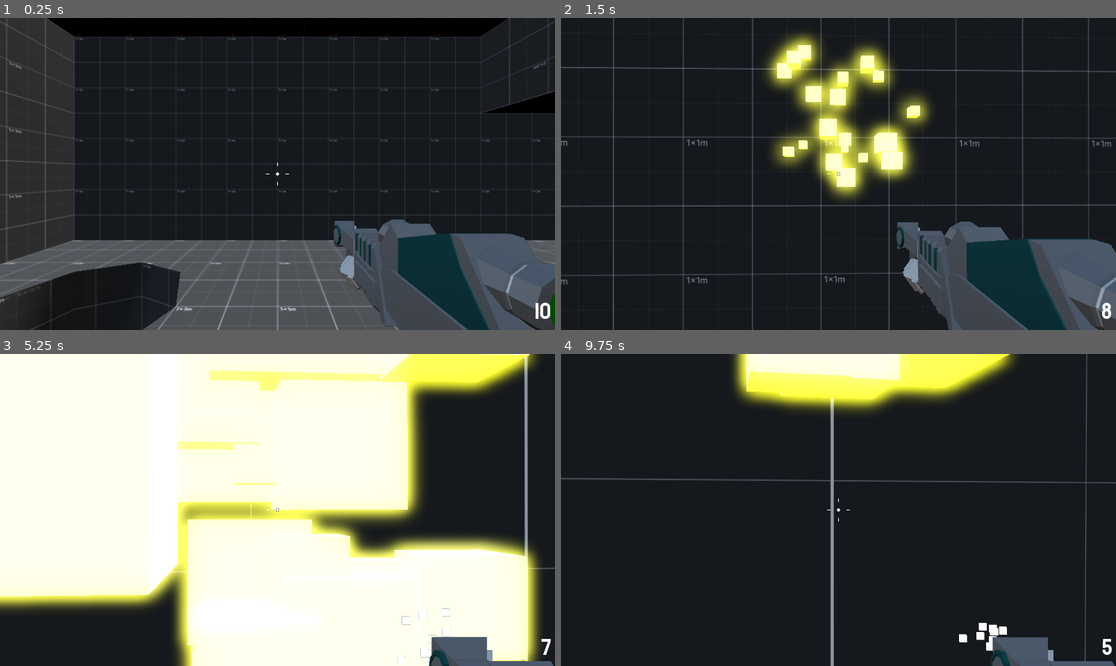
Above: before the commit, frames 1-4 (two rows, left to right).
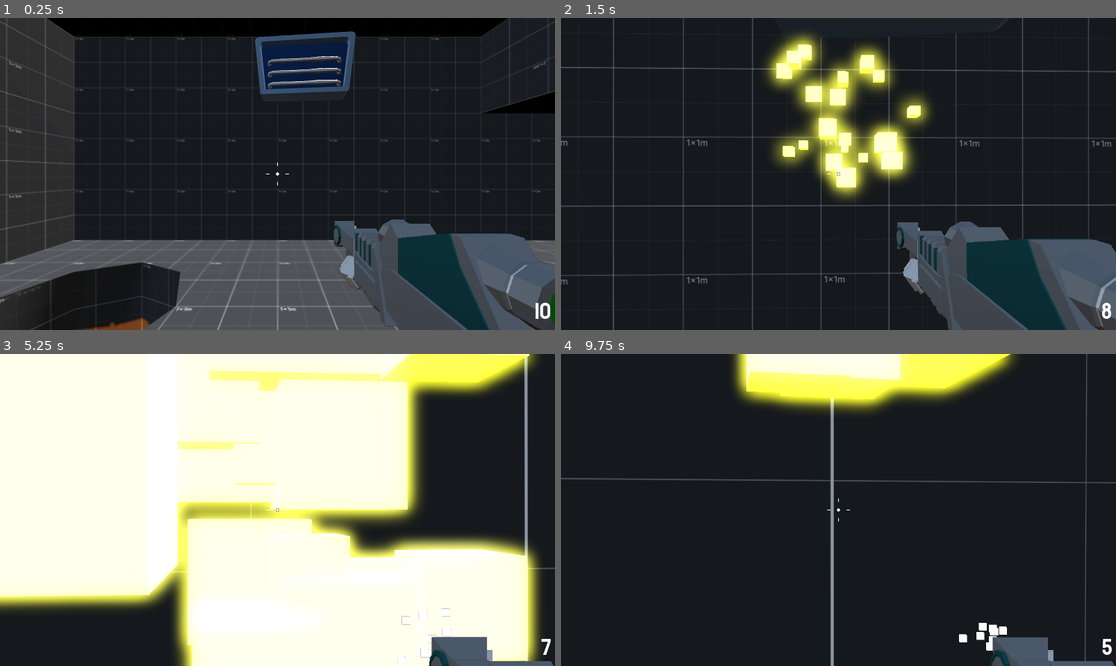
Above: after the commit, the same moments.

Repository: RileyWaldo/RoboRampage
Game: Godot game, scene res://Levels/level_1.tscn
Same seed, same stepped clock (60 frames per second), same inputs: the game is played once before the commit and once after it. This scene is started directly instead of the project's main scene.
Inputs (mouse positions are in pixels of both pictures, inside the frame that each line leads up to):
- Up to frame 1 (0.25 s): no input
- Up to frame 2 (1.5 s): tap Enter at 0.5 s; move the mouse to (866, 174) at 0.52 s; hold Right mouse button (aim) 0.53-1.28 s; hold W (moveForward) from 0.53 s (still down); click (866, 174) at 0.67 s; tap Space (jump) at 0.77 s; move the mouse to (810, 174) at 1.27 s; click (810, 174) at 1.35 s
- Up to frame 3 (5.25 s): keep holding W (moveForward); tap Space (jump) at 1.52, 2.75, 3.02, 3.77, 4.52 s; move the mouse to (288, 503) at 2.02 s; hold Mouse wheel up (nextWeapon) 2.03-2.78 s; move the mouse to (271, 516) at 2.77 s; tap Mouse wheel down (previousWeapon) at 2.85 s; click (271, 516) at 2.92 s; move the mouse to (316, 513) at 3.52 s; hold 1 (weapon1) 3.53-4.28 s; move the mouse to (233, 506) at 4.27 s; tap 2 (weapon2) at 4.35 s; tap Enter at 5 s; move the mouse to (283, 510) at 5.02 s; hold Right mouse button (aim) from 5.03 s (still down); click (283, 510) at 5.17 s
- Up to frame 4 (9.75 s): tap Space (jump) at 5.75, 6.02, 6.77, 7.52, 9.02 s; move the mouse to (816, 503) at 5.77 s; release W (moveForward) at 5.78 s; release Right mouse button (aim) at 5.78 s; hold D (moveRight) 5.78-6.53 s; click (816, 503) at 5.85 s; move the mouse to (866, 510) at 6.52 s; hold Mouse wheel up (nextWeapon) 6.53-7.28 s; hold W (moveForward) 6.53-8.78 s; move the mouse to (810, 510) at 7.27 s; tap Mouse wheel down (previousWeapon) at 7.35 s; click (810, 510) at 7.42 s; move the mouse to (849, 503) at 8.02 s; hold 1 (weapon1) 8.03-8.78 s; tap Enter at 8.75 s; move the mouse to (832, 516) at 8.77 s; hold A (moveLeft) 8.78-9.53 s; tap 2 (weapon2) at 8.85 s; move the mouse to (877, 513) at 9.52 s; hold W (moveForward) from 9.53 s (still down); hold Right mouse button (aim) from 9.53 s (still down); click (877, 513) at 9.67 s

The runs differ from the first frame. In frame 1, 3.2% of the frame differs, in the area x 8-100%, y 0-100%; in frame 2, 0.3%; in frame 3, 0.4%; in frame 4, less than 0.1%.

Commit message:
Added lava and props

Diff:
--- /dev/null
+++ b/Assets/LavaShader.tres
@@ -0,0 +1,123 @@
+[gd_resource type="VisualShader" load_steps=15 format=3 uid="uid://dmylu71t22hx6"]
+
+[sub_resource type="FastNoiseLite" id="FastNoiseLite_yt4og"]
+noise_type = 2
+fractal_type = 0
+cellular_jitter = 0.75
+
+[sub_resource type="NoiseTexture2D" id="NoiseTexture2D_ga3cs"]
+noise = SubResource("FastNoiseLite_yt4og")
+seamless = true
+
+[sub_resource type="VisualShaderNodeTexture" id="VisualShaderNodeTexture_mvw0u"]
+texture = SubResource("NoiseTexture2D_ga3cs")
+
+[sub_resource type="VisualShaderNodeUVFunc" id="VisualShaderNodeUVFunc_yt4og"]
+default_input_values = [1, Vector2(0.01, 0.01), 2, Vector2(0, 0)]
+
+[sub_resource type="VisualShaderNodeInput" id="VisualShaderNodeInput_ga3cs"]
+input_name = "time"
+
+[sub_resource type="FastNoiseLite" id="FastNoiseLite_mvw0u"]
+seed = 1
+fractal_type = 0
+
+[sub_resource type="NoiseTexture2D" id="NoiseTexture2D_8xk0b"]
+noise = SubResource("FastNoiseLite_mvw0u")
+seamless = true
+
+[sub_resource type="VisualShaderNodeTexture" id="VisualShaderNodeTexture_lti34"]
+texture = SubResource("NoiseTexture2D_8xk0b")
+
+[sub_resource type="VisualShaderNodeUVFunc" id="VisualShaderNodeUVFunc_gu3au"]
+default_input_values = [1, Vector2(-0.02, -0.02), 2, Vector2(0, 0)]
+
+[sub_resource type="VisualShaderNodeFloatOp" id="VisualShaderNodeFloatOp_bt0a6"]
+operator = 2
+
+[sub_resource type="VisualShaderNodeSmoothStep" id="VisualShaderNodeSmoothStep_6g6mi"]
+default_input_values = [0, 0.0, 1, 0.5, 2, 0.5]
+
+[sub_resource type="Gradient" id="Gradient_7fmn0"]
+offsets = PackedFloat32Array(0, 0.50476193, 1)
+colors = PackedColorArray(1, 1, 0.18431373, 1, 1, 0.2509804, 0, 1, 0.5803922, 0.14117648, 0, 1)
+
+[sub_resource type="GradientTexture1D" id="GradientTexture1D_mmvky"]
+gradient = SubResource("Gradient_7fmn0")
+
+[sub_resource type="VisualShaderNodeTexture" id="VisualShaderNodeTexture_plr3c"]
+texture = SubResource("GradientTexture1D_mmvky")
+
+[resource]
+code = "shader_type spatial;
+render_mode blend_mix, depth_draw_opaque, depth_test_default, cull_back, diffuse_lambert, specular_schlick_ggx;
+
+uniform sampler2D tex_frg_2;
+uniform sampler2D tex_frg_5;
+uniform sampler2D tex_frg_9;
+
+
+
+void fragment() {
+// Input:4
+	float n_out4p0 = TIME;
+
+
+// UVFunc:3
+	vec2 n_in3p1 = vec2(0.01000, 0.01000);
+	vec2 n_out3p0 = vec2(n_out4p0) * n_in3p1 + UV;
+
+
+// Texture2D:2
+	vec4 n_out2p0 = texture(tex_frg_2, n_out3p0);
+
+
+// UVFunc:6
+	vec2 n_in6p1 = vec2(-0.02000, -0.02000);
+	vec2 n_out6p0 = vec2(n_out4p0) * n_in6p1 + UV;
+
+
+// Texture2D:5
+	vec4 n_out5p0 = texture(tex_frg_5, n_out6p0);
+
+
+// FloatOp:7
+	float n_out7p0 = n_out2p0.x * n_out5p0.x;
+
+
+// SmoothStep:8
+	float n_in8p0 = 0.00000;
+	float n_in8p1 = 0.50000;
+	float n_out8p0 = smoothstep(n_in8p0, n_in8p1, n_out7p0);
+
+
+// Texture2D:9
+	vec4 n_out9p0 = texture(tex_frg_9, vec2(n_out8p0));
+
+
+// Output:0
+	ALBEDO = vec3(n_out9p0.xyz);
+	EMISSION = vec3(n_out9p0.xyz);
+
+
+}
+"
+nodes/vertex/0/position = Vector2(800, 240)
+nodes/fragment/0/position = Vector2(2260, 120)
+nodes/fragment/2/node = SubResource("VisualShaderNodeTexture_mvw0u")
+nodes/fragment/2/position = Vector2(400, 200)
+nodes/fragment/3/node = SubResource("VisualShaderNodeUVFunc_yt4og")
+nodes/fragment/3/position = Vector2(-60, 320)
+nodes/fragment/4/node = SubResource("VisualShaderNodeInput_ga3cs")
+nodes/fragment/4/position = Vector2(-660, 500)
+nodes/fragment/5/node = SubResource("VisualShaderNodeTexture_lti34")
+nodes/fragment/5/position = Vector2(380, 800)
+nodes/fragment/6/node = SubResource("VisualShaderNodeUVFunc_gu3au")
+nodes/fragment/6/position = Vector2(-80, 700)
+nodes/fragment/7/node = SubResource("VisualShaderNodeFloatOp_bt0a6")
+nodes/fragment/7/position = Vector2(860, 540)
+nodes/fragment/8/node = SubResource("VisualShaderNodeSmoothStep_6g6mi")
+nodes/fragment/8/position = Vector2(1300, 520)
+nodes/fragment/9/node = SubResource("VisualShaderNodeTexture_plr3c")
+nodes/fragment/9/position = Vector2(1740, 440)
+nodes/fragment/connections = PackedInt32Array(3, 0, 2, 0, 4, 0, 3, 2, 4, 0, 6, 2, 6, 0, 5, 0, 2, 0, 7, 0, 5, 0, 7, 1, 7, 0, 8, 2, 8, 0, 9, 0, 9, 0, 0, 0, 9, 0, 0, 5)
--- /dev/null
+++ b/GameObjects/Lava.tscn
@@ -0,0 +1,24 @@
+[gd_scene load_steps=4 format=3 uid="uid://dp1ndbgr5jpm3"]
+
+[ext_resource type="Script" uid="uid://d185n67qcfd0o" path="res://Scripts/lava.gd" id="1_1dmx0"]
+[ext_resource type="Material" uid="uid://ctvmpopo4virx" path="res://Levels/Materials/LavaMaterial.tres" id="1_mk8my"]
+
+[sub_resource type="PlaneMesh" id="PlaneMesh_hcn4a"]
+resource_local_to_scene = true
+size = Vector2(10, 10)
+
+[node name="Lava" type="Area3D"]
+script = ExtResource("1_1dmx0")
+
+[node name="MeshInstance3D" type="MeshInstance3D" parent="."]
+material_override = ExtResource("1_mk8my")
+mesh = SubResource("PlaneMesh_hcn4a")
+
+[node name="OmniLight3D" type="OmniLight3D" parent="."]
+transform = Transform3D(1, 0, 0, 0, 1, 0, 0, 0, 1, 0, 2, 0)
+light_color = Color(1, 0.5019608, 0, 1)
+light_energy = 2.0
+shadow_enabled = true
+omni_attenuation = 0.1
+
+[connection signal="body_entered" from="." to="." method="_on_body_entered"]
--- a/GameObjects/PickUp.tscn
+++ b/GameObjects/PickUp.tscn
@@ -15,6 +15,21 @@
 [sub_resource type="SphereShape3D" id="SphereShape3D_cyvg4"]
 radius = 1.0
 
+[sub_resource type="Animation" id="Animation_okekb"]
+length = 0.001
+tracks/0/type = "value"
+tracks/0/imported = false
+tracks/0/enabled = true
+tracks/0/path = NodePath("AmmoMesh:rotation")
+tracks/0/interp = 1
+tracks/0/loop_wrap = true
+tracks/0/keys = {
+"times": PackedFloat32Array(0),
+"transitions": PackedFloat32Array(1),
+"update": 0,
+"values": [Vector3(0.7853982, 0, 0.7853982)]
+}
+
 [sub_resource type="Animation" id="Animation_cyvg4"]
 resource_name = "idle"
 loop_mode = 1
@@ -31,21 +46,6 @@
 "values": [Vector3(0.7853982, 0, 0.7853982), Vector3(0.7853982, 6.2831855, 0.7853982)]
 }
 
-[sub_resource type="Animation" id="Animation_okekb"]
-length = 0.001
-tracks/0/type = "value"
-tracks/0/imported = false
-tracks/0/enabled = true
-tracks/0/path = NodePath("AmmoMesh:rotation")
-tracks/0/interp = 1
-tracks/0/loop_wrap = true
-tracks/0/keys = {
-"times": PackedFloat32Array(0),
-"transitions": PackedFloat32Array(1),
-"update": 0,
-"values": [Vector3(0.7853982, 0, 0.7853982)]
-}
-
 [sub_resource type="AnimationLibrary" id="AnimationLibrary_1qoln"]
 _data = {
 &"RESET": SubResource("Animation_okekb"),
@@ -56,7 +56,7 @@
 script = ExtResource("1_cyvg4")
 
 [node name="AmmoMesh" type="MeshInstance3D" parent="."]
-transform = Transform3D(0.70710677, -0.70710677, 0, 0.49999997, 0.49999997, -0.70710677, 0.49999997, 0.49999997, 0.70710677, 0, 0, 0)
+transform = Transform3D(0.7071067, -0.7071067, 0, 0.49999994, 0.49999994, -0.7071067, 0.49999994, 0.49999994, 0.7071067, 0, 0, 0)
 mesh = SubResource("BoxMesh_nd06s")
 
 [node name="FresnelAura" type="MeshInstance3D" parent="."]
--- /dev/null
+++ b/Levels/Materials/LavaMaterial.tres
@@ -0,0 +1,7 @@
+[gd_resource type="ShaderMaterial" load_steps=2 format=3 uid="uid://ctvmpopo4virx"]
+
+[ext_resource type="Shader" uid="uid://dmylu71t22hx6" path="res://Assets/LavaShader.tres" id="1_tbovf"]
+
+[resource]
+render_priority = 0
+shader = ExtResource("1_tbovf")
--- a/Levels/level_1.tscn
+++ b/Levels/level_1.tscn
@@ -1,7 +1,12 @@
-[gd_scene load_steps=6 format=3 uid="uid://c7kk6undkrujc"]
+[gd_scene load_steps=13 format=3 uid="uid://c7kk6undkrujc"]
 
 [ext_resource type="Material" uid="uid://bw61ucewgmfi4" path="res://Levels/Materials/GrayMaterial.tres" id="1_dilhk"]
 [ext_resource type="PackedScene" uid="uid://dimljn12f5j31" path="res://GameObjects/Player.tscn" id="2_3mhv4"]
+[ext_resource type="PackedScene" uid="uid://dp1ndbgr5jpm3" path="res://GameObjects/Lava.tscn" id="3_3mhv4"]
+[ext_resource type="PackedScene" uid="uid://bnl2v6mri2r0x" path="res://Assets/36_RR_G3D - Props/Vent.glb" id="4_rfktq"]
+[ext_resource type="PackedScene" uid="uid://cli1ibbcweatb" path="res://Assets/36_RR_G3D - Props/Screen.glb" id="5_0urlm"]
+[ext_resource type="PackedScene" uid="uid://4pivho2no28y" path="res://Assets/36_RR_G3D - Props/Generator.glb" id="6_77x7w"]
+[ext_resource type="PackedScene" uid="uid://vhcelkyvc3pk" path="res://Assets/36_RR_G3D - Props/Pipes.glb" id="7_0urlm"]
 
 [sub_resource type="ProceduralSkyMaterial" id="ProceduralSkyMaterial_rf6l5"]
 sky_horizon_color = Color(0.66224277, 0.6717428, 0.6867428, 1)
@@ -15,6 +20,13 @@
 sky = SubResource("Sky_syshm")
 tonemap_mode = 2
 glow_enabled = true
+
+[sub_resource type="PlaneMesh" id="PlaneMesh_rf6l5"]
+resource_local_to_scene = true
+size = Vector2(10, 10)
+
+[sub_resource type="ConvexPolygonShape3D" id="ConvexPolygonShape3D_syshm"]
+points = PackedVector3Array(-5, 0, -5, -5, 0, 5, 5, 0, -5, 5, 0, 5)
 
 [node name="Level1" type="Node3D"]
 
@@ -117,4 +129,32 @@
 operation = 2
 size = Vector3(6, 1, 6)
 
+[node name="Decorations" type="Node3D" parent="LevelContents"]
+
 [node name="Player" parent="." instance=ExtResource("2_3mhv4")]
+
+[node name="Lava" parent="." instance=ExtResource("3_3mhv4")]
+transform = Transform3D(1, 0, 0, 0, 1, 0, 0, 0, 1, 0.6118107, -3.2608829, 0.08013868)
+
+[node name="MeshInstance3D" parent="Lava" index="0"]
+mesh = SubResource("PlaneMesh_rf6l5")
+
+[node name="CollisionShape3D" type="CollisionShape3D" parent="Lava"]
+shape = SubResource("ConvexPolygonShape3D_syshm")
+
+[node name="OmniLight3D" parent="Lava" index="2"]
+omni_range = 20.0
+
+[node name="Vent" parent="." instance=ExtResource("4_rfktq")]
+transform = Transform3D(-0.08939837, 0, -0.99599594, 0, 1, 0, 0.99599594, 0, -0.08939837, 0.48877907, 3.1044607, -3.8335135)
+
+[node name="Screen" parent="." instance=ExtResource("5_0urlm")]
+transform = Transform3D(-0.8290962, 0, 0.55910605, 0, 1, 0, -0.55910605, 0, -0.8290962, 3.4089706, 0.6801713, 3.3146698)
+
+[node name="Generator" parent="." instance=ExtResource("6_77x7w")]
+transform = Transform3D(0.9356906, 0, -0.3528217, 0, 1, 0, 0.3528217, 0, 0.9356906, 3.6832404, 1.654297, 0.6706505)
+
+[node name="Pipes" parent="." instance=ExtResource("7_0urlm")]
+transform = Transform3D(1, 0, 0, 0, 1, 0, 0, 0, 1, -3.7368648, 0.39757428, 0.942544)
+
+[editable path="Lava"]
--- /dev/null
+++ b/Scripts/lava.gd
@@ -0,0 +1,6 @@
+extends Area3D
+
+
+func _on_body_entered(body: Node3D) -> void:
+	if(body is Player or body is Enemy):
+		body.health = 0
--- a/project.godot
+++ b/project.godot
@@ -76,3 +76,7 @@
 "events": [Object(InputEventMouseButton,"resource_local_to_scene":false,"resource_name":"","device":-1,"window_id":0,"a …(257 unchanged characters)…
 ]
 }
+
+[rendering]
+
+anti_aliasing/quality/msaa_3d=2
Binary file added: Assets/36_RR_G3D - Props/Cap.glb
Not shown, added: Assets/36_RR_G3D - Props/Cap.glb.import
Binary file added: Assets/36_RR_G3D - Props/Cap_Palette-Base-SF.png
Not shown, added: Assets/36_RR_G3D - Props/Cap_Palette-Base-SF.png.import
Binary file added: Assets/36_RR_G3D - Props/Container.glb
Not shown, added: Assets/36_RR_G3D - Props/Container.glb.import
Binary file added: Assets/36_RR_G3D - Props/Container_Palette-Base-SF.png
Not shown, added: Assets/36_RR_G3D - Props/Container_Palette-Base-SF.png.import
Binary file added: Assets/36_RR_G3D - Props/Floor.glb
Not shown, added: Assets/36_RR_G3D - Props/Floor.glb.import
Binary file added: Assets/36_RR_G3D - Props/FloorTile.glb
Not shown, added: Assets/36_RR_G3D - Props/FloorTile.glb.import
(and 35 more such lines)
